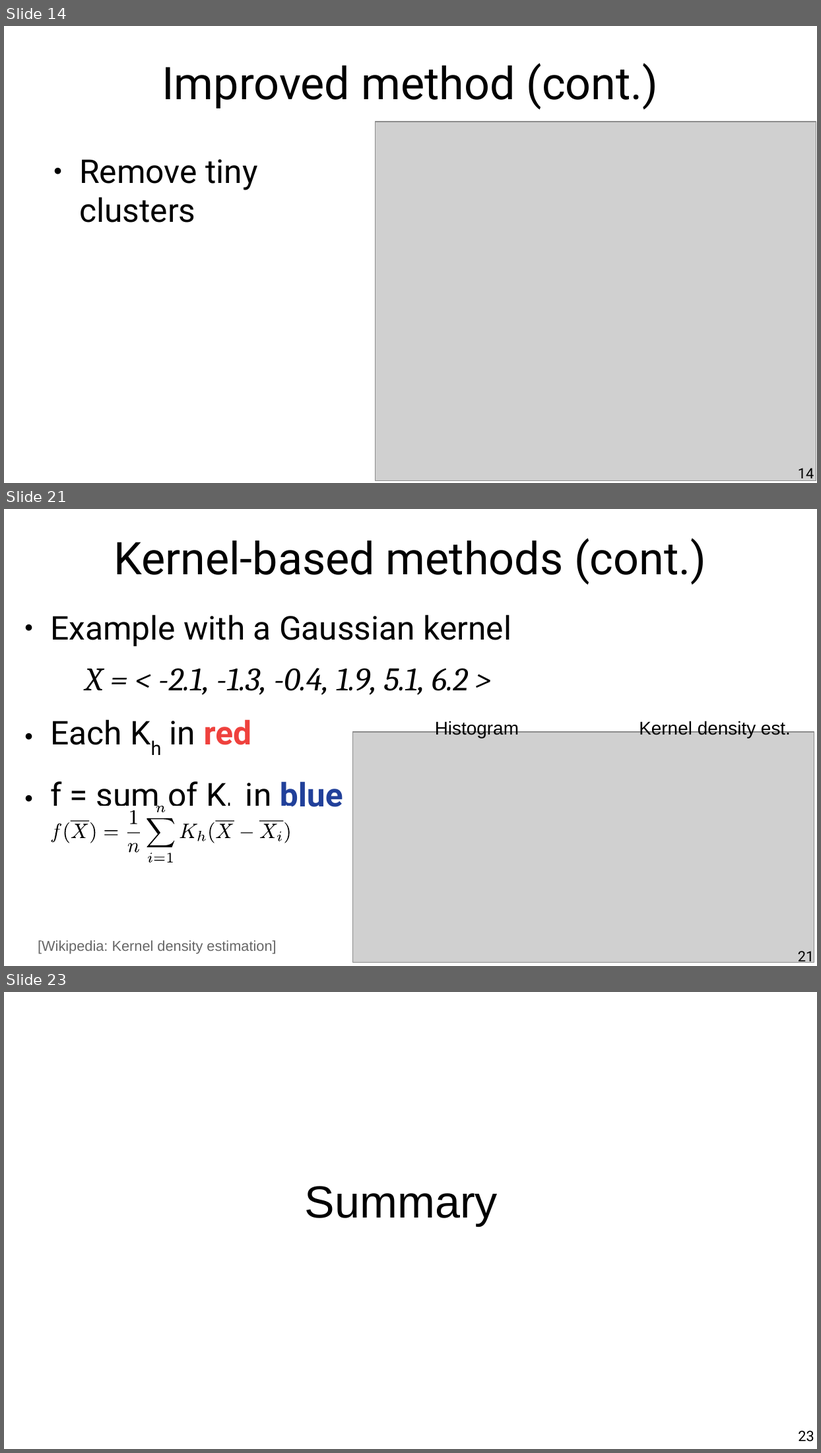
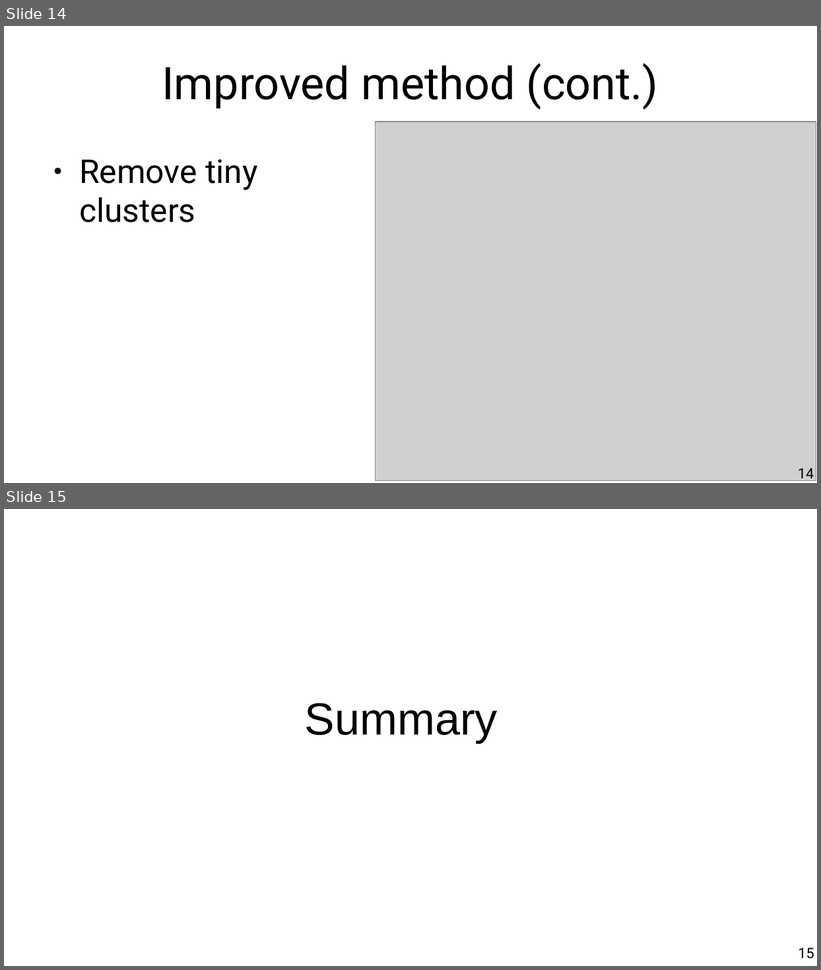
Before and after one commit to chatox/data-mining-course, a slide deck: theory/odp/tt20_outliers_probability_density.odp. Shown one above the other, each under a label of ours: slides 14, 21 and 23 before the commit, slides 14 and 15 after it; the slides between them are not shown. The pictures are 821x1453 and 821x970 pixels, drawn with LibreOffice and Linux fonts; fonts in the diff are those of the drawing; grey boxes stand for pictures. Boxes give left, top, right and bottom in pixels: in the first picture for what was removed or moved away, otherwise in the second. Text is boxed around its words. In the diff, an @@ line names an element or a change of style, - is before the commit and + after.

```diff
--- a/theory/odp/tt20_outliers_probability_density.odp
+++ b/theory/odp/tt20_outliers_probability_density.odp
@@ slide 21 removed at (x1=4, y1=509, x2=817, y2=966), background #FFFFFF @@
@@ title removed at (x1=114, y1=538, x2=706, y2=585) @@
-Kernel-based methods (cont.)
@@ text removed at (x1=50, y1=615, x2=512, y2=814) @@
-● Example with a Gaussian kernel
-  X = < -2.1, -1.3, -0.4, 1.9, 5.1, 6.2 >
-● Each Kh in red
-● f = sum of Kh in blue
@@ text removed at (x1=435, y1=720, x2=519, y2=738) @@
-Histogram
@@ text removed at (x1=639, y1=720, x2=791, y2=738) @@
-Kernel density est.
@@ picture removed at (x1=353, y1=733, x2=814, y2=964) @@
@@ group removed at (x1=50, y1=807, x2=291, y2=863): 25 freeform shapes @@
@@ text removed at (x1=38, y1=941, x2=276, y2=955) @@
-[Wikipedia: Kernel density estimation]
@@ page number removed at (x1=798, y1=951, x2=814, y2=966) @@
-21
@@ what was slide 23 is now slide 15 @@
@@ page number at (x1=798, y1=948, x2=814, y2=959): text changed @@
-23
+15
```
Also in this commit, not shown: 4 slides changed, 7 other slides removed, 2 other files.
